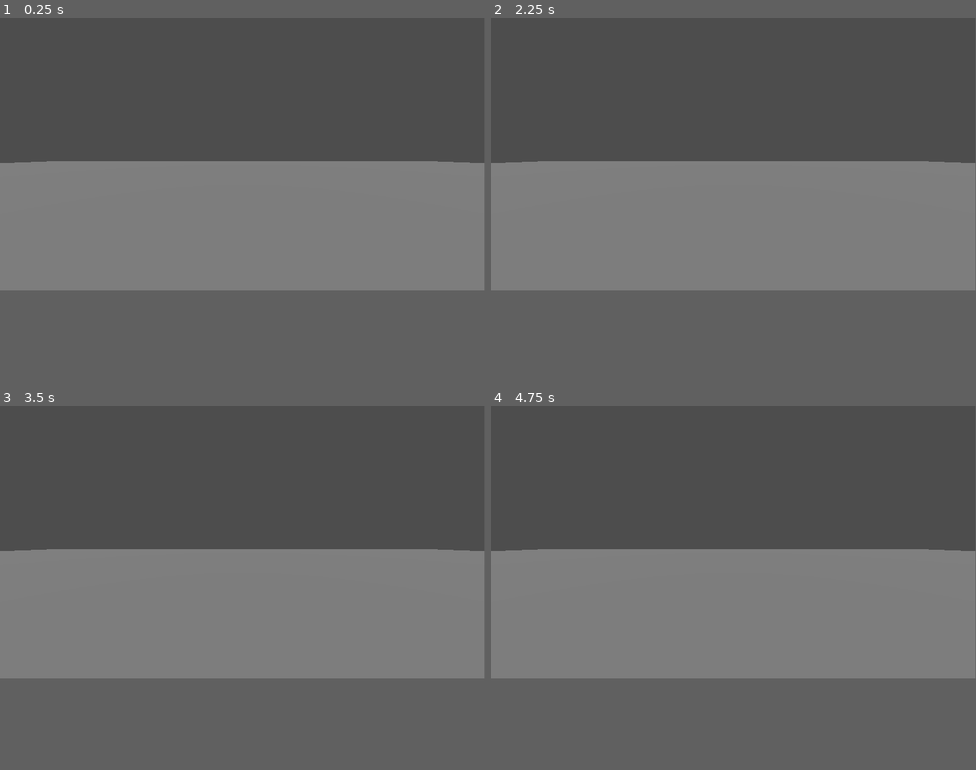
Above: before the commit, frames 1-4 (two rows, left to right).
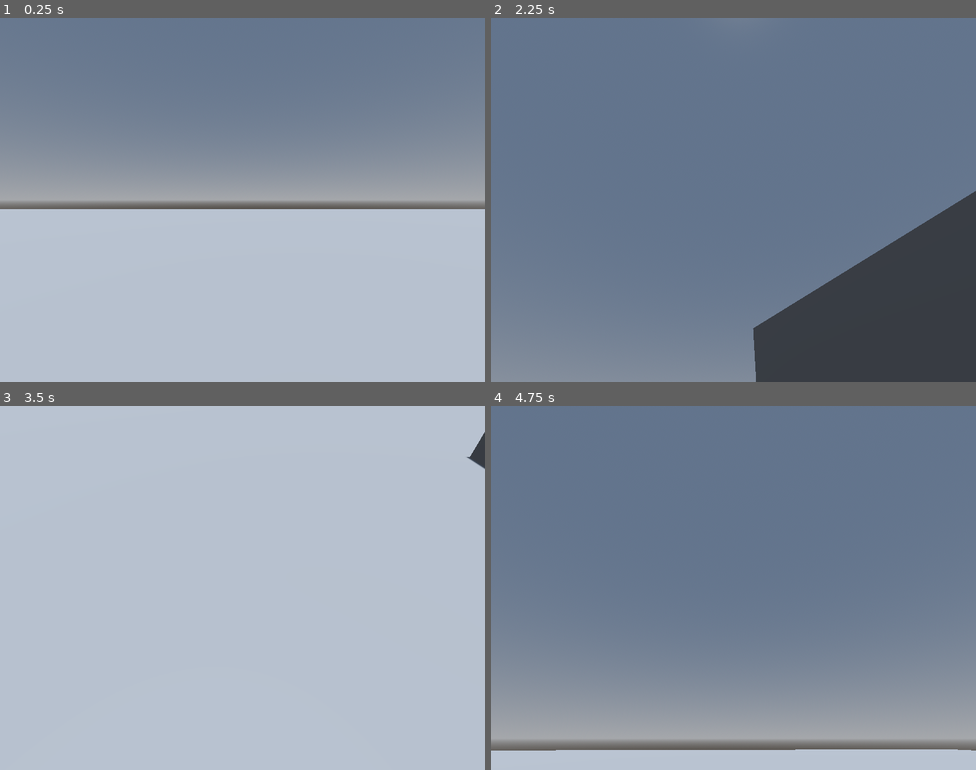
Above: after the commit, the same moments.

Repository: Gabe051/AsbestosisDev
Game: Godot game, scene res://Scenes/main.tscn
The game is run twice, just before and just after one commit, with the same random seed, the same clock (stepped at 60 frames per second) and the same inputs.
Inputs (mouse positions are in pixels of both pictures, inside the frame that each line leads up to):
- Up to frame 1 (0.25 s): no input
- Up to frame 2 (2.25 s): tap Enter at 0.5, 2 s; move the mouse to (840, 141) at 0.52 s; hold D (right) 0.53-1.28 s; hold Shift (sprint) 0.53-1.28 s; tap Space at 1.25 s; move the mouse to (636, 167) at 1.27 s; hold S (backward) 1.28-2.03 s; tap Shift (sprint) at 1.35 s; move the mouse to (782, 94) at 2.02 s; hold D (right) from 2.03 s (still down); hold Shift (sprint) from 2.03 s (still down)
- Up to frame 3 (3.5 s): move the mouse to (218, 595) at 2.77 s; release D (right) at 2.78 s; release Shift (sprint) at 2.78 s; hold W (forward) from 2.78 s (still down); tap Shift (sprint) at 2.85 s
- Up to frame 4 (4.75 s): move the mouse to (879, 584) at 3.52 s; release W (forward) at 3.53 s; hold Shift (sprint) 3.53-4.28 s; hold A (left) from 3.53 s (still down); move the mouse to (588, 500) at 4.27 s; tap Shift (sprint) at 4.35 s
The window is 799x449 before the commit and 800x600 after it. Grey fills any space a smaller window leaves; there, only what the larger window draws over its background counts as a difference.

The runs differ from the first frame. In frame 1, 74% of the frame differs, in the area x 0-100%, y 0-75%; in frame 2, 75%, in the area x 0-100%, y 0-100%; in frame 3, 75%; in frame 4, 71%.

Commit message:
Added camera control, and movement to walk state

Diff:
--- a/Scenes/main.tscn
+++ b/Scenes/main.tscn
@@ -10,6 +10,15 @@
 
 [sub_resource type="BoxShape3D" id="BoxShape3D_jpnc2"]
 size = Vector3(18.3132, 0.850941, 17.0395)
+
+[sub_resource type="ProceduralSkyMaterial" id="ProceduralSkyMaterial_21yhi"]
+
+[sub_resource type="Sky" id="Sky_igu8j"]
+sky_material = SubResource("ProceduralSkyMaterial_21yhi")
+
+[sub_resource type="Environment" id="Environment_36w63"]
+background_mode = 2
+sky = SubResource("Sky_igu8j")
 
 [sub_resource type="CapsuleShape3D" id="CapsuleShape3D_iq1uk"]
 
@@ -28,6 +37,12 @@
 transform = Transform3D(0.99862, 0, 0, 0, 0.99862, 0, 0, 0, 0.99862, 0.0679602, 0, 0)
 shape = SubResource("BoxShape3D_jpnc2")
 
+[node name="CSGBox3D" type="CSGBox3D" parent="Structures"]
+transform = Transform3D(1, 0, 0, 0, 4.89578, 0, 0, 0, 10.5881, 9.17808, 2.41712, -0.130502)
+
+[node name="CSGBox3D2" type="CSGBox3D" parent="Structures"]
+transform = Transform3D(1, 0, 0, 0, 4.89578, 0, 0, 0, 10.5881, 8.81193, 2.41712, 18.4633)
+
 [node name="Lights" type="Node" parent="."]
 
 [node name="Environment" type="Node" parent="."]
@@ -36,6 +51,9 @@
 transform = Transform3D(0.999999, -0.00108784, -0.00030623, 0.000357616, 0.0475547, 0.998869, -0.00107204, -0.998868, 0.0475551, -0.00568104, 8.84349, 0.332421)
 light_energy = 0.677
 shadow_enabled = true
+
+[node name="WorldEnvironment" type="WorldEnvironment" parent="Environment"]
+environment = SubResource("Environment_36w63")
 
 [node name="Player" type="CharacterBody3D" parent="."]
 script = ExtResource("1_aoy2g")
--- a/Scripts/PlayerController.gd
+++ b/Scripts/PlayerController.gd
@@ -1,6 +1,23 @@
 extends CharacterBody3D
 
+const mouse_sens = 0.2
 var target_speed = 0.0
+var current_speed = 0.0
+var lerp_speed =  9.0
+var curr_dir = Vector3.ZERO
+var input_dir = Vector2.ZERO
+
+@onready var head := $Head
+
+
+func _ready():
+	Input.set_mouse_mode(Input.MOUSE_MODE_CAPTURED)
+
+func _input(event):
+	if event is InputEventMouseMotion:
+		rotate_y(deg_to_rad(-event.relative.x * mouse_sens))
+		head.rotate_x(deg_to_rad(-event.relative.y * mouse_sens))
+		head.rotation.x = clamp(head.rotation.x,-(PI/2.0), PI/2.0,)
 
 func _physics_process(delta):
-	pass
+	move_and_slide()
--- a/Scripts/StateMachine.gd
+++ b/Scripts/StateMachine.gd
@@ -1,8 +1,6 @@
 class_name StateMachine
 
 extends State
-
-
 
 @export var current_state : State
 var states: Dictionary = {}
--- a/Scripts/States/IdlePlayerState.gd
+++ b/Scripts/States/IdlePlayerState.gd
@@ -5,13 +5,14 @@
 @onready var player := $"../.."
 
 func enter() -> void:
-	print("Idle")
-
+	player.target_speed = 0.0
+	player.curr_dir = Vector3.ZERO
 func exit() -> void:
 	pass
 
 func update(delta : float) -> void:
-	if Input.is_action_pressed("forward"):
+	player.velocity = Vector3.ZERO
+	if Input.get_vector("left","right","forward", "backward") != Vector2.ZERO:
 		transition.emit("WalkingPlayerState")
 
 func physics_update(delta : float) -> void:
--- a/Scripts/States/SprintingPlayerState.gd
+++ b/Scripts/States/SprintingPlayerState.gd
@@ -5,7 +5,7 @@
 @onready var player := $"../.."
 
 func enter() -> void:
-	print("now sprinting")
+	player.target_speed = 8.0
 
 func exit() -> void:
 	pass
--- a/Scripts/States/WalkingPlayerState.gd
+++ b/Scripts/States/WalkingPlayerState.gd
@@ -4,19 +4,24 @@
 
 @onready var player := $"../.."
 
+
+
 func enter() -> void:
-	player.target_speed = 5.0
+	player.target_speed = 6.0
+
 
 func exit() -> void:
 	pass
 
 func physics_update(delta : float) -> void:
-	pass
+	player.curr_dir = lerp(player.curr_dir, player.transform.basis *
+			Vector3(player.input_dir.x, 0, player.input_dir.y).normalized(), delta * player.lerp_speed)
 
+	player.velocity = player.curr_dir * player.target_speed
 
 func update(delta : float) -> void:
-
-	if Input.get_vector("left","right","forward", "backward") == Vector2.ZERO:
+	player.input_dir = Input.get_vector("left","right", "forward", "backward")
+	if player.input_dir == Vector2.ZERO:
 		transition.emit("IdlePlayerState")
 
 	if Input.is_action_pressed("sprint"):
--- a/project.godot
+++ b/project.godot
@@ -14,6 +14,11 @@
 run/main_scene="res://Scenes/main.tscn"
 config/features=PackedStringArray("4.2", "Forward Plus")
 config/icon="res://icon.svg"
+
+[display]
+
+window/size/viewport_width=1440
+window/size/viewport_height=1080
 
 [input]
 
Not shown: 1 places in Scenes/main.tscn that only renumber resources
